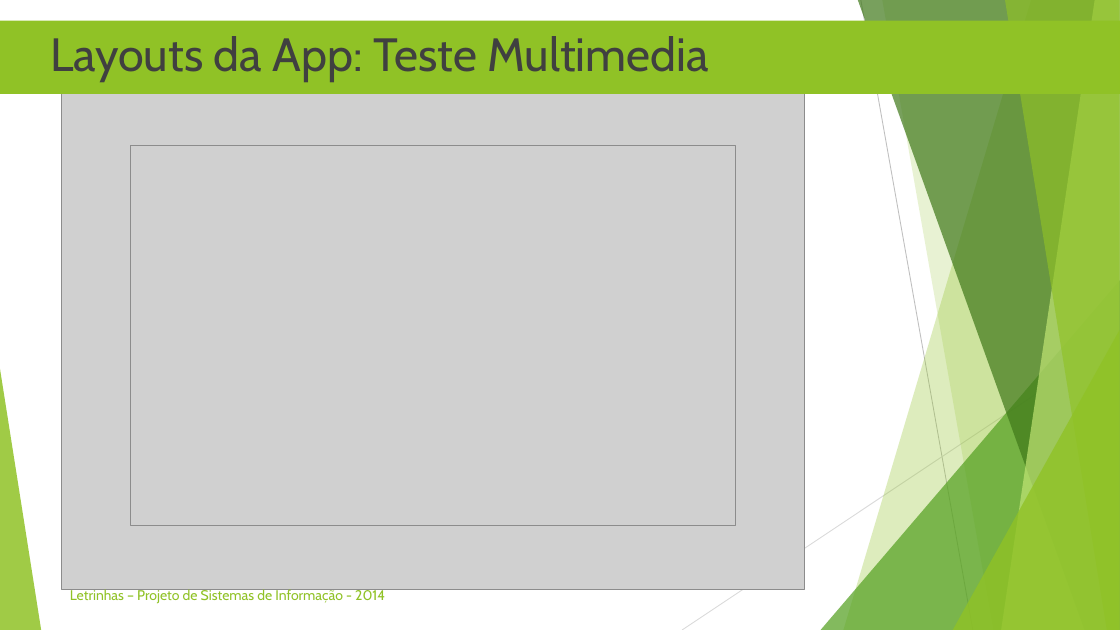
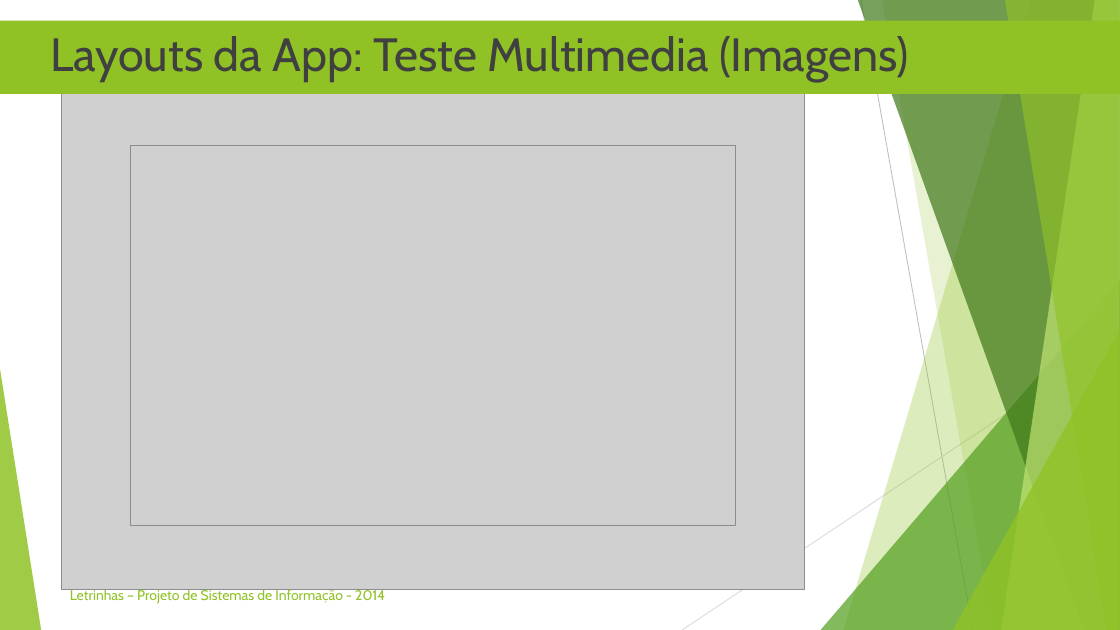
Before and after one commit to iptomar/letrinhas, a slide deck: slide 20 of ApresentacaoAula30-05.pptx. Drawn at 1120x630 pixels with LibreOffice and Linux fonts; fonts in the diff are those of the drawing; grey boxes stand for pictures. Boxes give left, top, right and bottom in pixels: in the first picture for what was removed or moved away, otherwise in the second. Text is boxed around its words. In the diff, an @@ line names an element or a change of style, - is before the commit and + after.

```diff
--- a/ApresentacaoAula30-05.pptx
+++ b/ApresentacaoAula30-05.pptx
@@ text in rectangle at box(50, 36, 909, 83): text changed @@
-▶ Layouts da App: Teste Multimedia
+▶ Layouts da App: Teste Multimedia (Imagens)
```
Also in this commit, not shown: 6 other slides changed.
